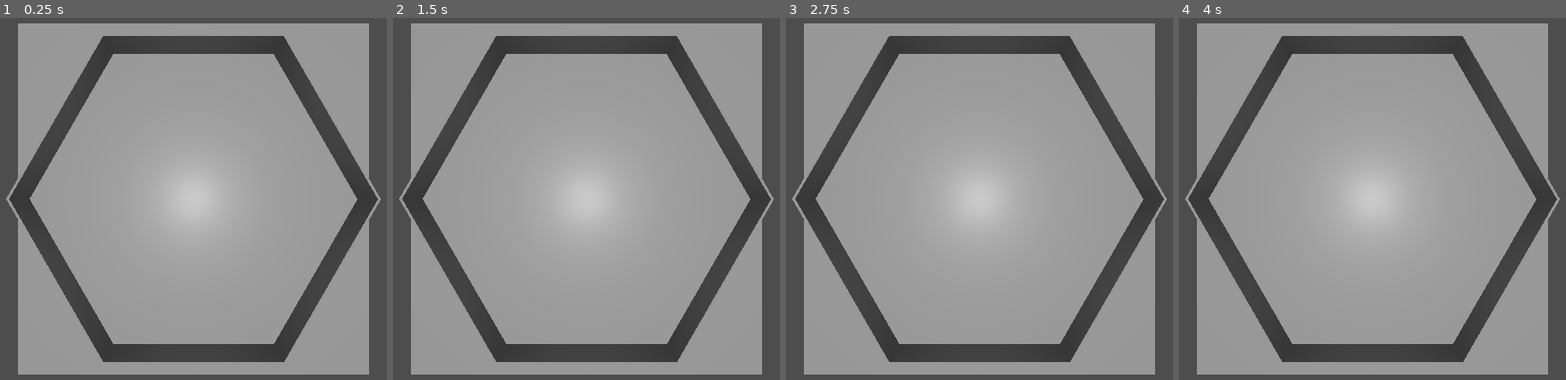
Above: before the commit, frames 1-4 (left to right).
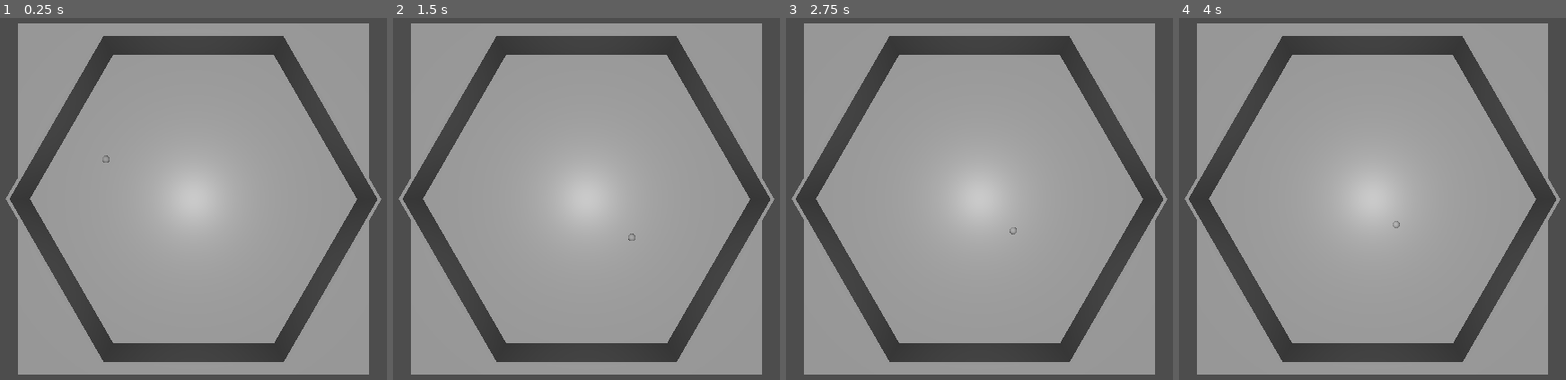
Above: after the commit, the same moments.

Repository: Shahriar-Kariman/ball_escape_game
Game: Godot game, scene res://main.tscn
Two runs of this game, one before a commit and one after it. Both use one fixed random seed, a clock stepped at 60 frames per second and the inputs below.
Inputs:
- Up to frame 1 (0.25 s): no input
- Up to frame 2 (1.5 s): tap Enter at 0.5 s
- Up to frame 3 (2.75 s): tap Space at 2 s
- Up to frame 4 (4 s): tap Enter at 2.75 s; tap Space at 3.5 s

The runs differ from the first frame. In frame 1, 0.6% of the frame differs, in the area x 1-99%, y 5-96%; in frame 2, 0.6%; in frame 3, 0.6%; in frame 4, 0.6%.

Commit message:
I tried fixing a bug with the collision.'

Diff:
--- a/ball.tscn
+++ b/ball.tscn
@@ -1,13 +1,25 @@
-[gd_scene load_steps=3 format=3 uid="uid://dtb7hy3hgbl53"]
+[gd_scene load_steps=5 format=3 uid="uid://dtb7hy3hgbl53"]
 
-[sub_resource type="SphereMesh" id="SphereMesh_bumov"]
+[ext_resource type="Script" path="res://ball_controller.gd" id="1_e7drf"]
+[ext_resource type="PhysicsMaterial" uid="uid://cxfwwhm2s2j6m" path="res://bounce_mat.tres" id="1_hqvr3"]
 
 [sub_resource type="SphereShape3D" id="SphereShape3D_u5q3j"]
 
-[node name="ball" type="MeshInstance3D"]
-mesh = SubResource("SphereMesh_bumov")
+[sub_resource type="SphereMesh" id="SphereMesh_yp7yl"]
 
-[node name="RigidBody3D" type="RigidBody3D" parent="."]
+[node name="ball" type="RigidBody3D"]
+collision_layer = 2
+collision_mask = 5
+mass = 0.5
+physics_material_override = ExtResource("1_hqvr3")
+max_contacts_reported = 99999
+contact_monitor = true
+script = ExtResource("1_e7drf")
 
-[node name="CollisionShape3D" type="CollisionShape3D" parent="RigidBody3D"]
+[node name="CollisionShape3D" type="CollisionShape3D" parent="."]
+transform = Transform3D(0.25, 0, 0, 0, 0.25, 0, 0, 0, 0.25, 0, 0, 0)
 shape = SubResource("SphereShape3D_u5q3j")
+
+[node name="MeshInstance3D" type="MeshInstance3D" parent="."]
+transform = Transform3D(0.25, 0, 0, 0, 0.25, 0, 0, 0, 0.25, 0, 0, 0)
+mesh = SubResource("SphereMesh_yp7yl")
--- /dev/null
+++ b/ball_controller.gd
@@ -0,0 +1,21 @@
+extends RigidBody3D
+
+func _ready():
+	var forceDirection = Vector3(randf_range(-1, 0), 0, randf_range(-1, 0))
+	forceDirection = forceDirection.normalized()
+
+	var forcePower = 1000;
+	var initForce = forcePower * forceDirection
+
+	#initial push onto the ball in the forceDirection with forcePower
+	$".".apply_force(initForce)
+
+func _physics_process(delta):
+	var collidingBodies = $".".get_colliding_bodies()
+	for body in collidingBodies:
+		if not body.is_in_group("ground"):
+			print("sphere collided with %s" % body.name)
+
+# Called every frame. 'delta' is the elapsed time since the previous frame.
+func _process(delta):
+	pass
--- /dev/null
+++ b/bounce_mat.tres
@@ -0,0 +1,4 @@
+[gd_resource type="PhysicsMaterial" format=3 uid="uid://cxfwwhm2s2j6m"]
+
+[resource]
+bounce = 0.59
--- a/main.tscn
+++ b/main.tscn
@@ -1,5 +1,6 @@
-[gd_scene load_steps=11 format=3 uid="uid://c2dx772rundg8"]
+[gd_scene load_steps=12 format=3 uid="uid://c2dx772rundg8"]
 
+[ext_resource type="PackedScene" uid="uid://dtb7hy3hgbl53" path="res://ball.tscn" id="1_7cn6u"]
 [ext_resource type="PhysicsMaterial" uid="uid://d14cntai86hum" path="res://wall_mat.tres" id="1_kq378"]
 
 [sub_resource type="BoxMesh" id="BoxMesh_pvgnh"]
@@ -22,81 +23,91 @@
 
 [node name="main" type="Node3D"]
 
+[node name="ball" parent="." instance=ExtResource("1_7cn6u")]
+transform = Transform3D(1, 0, 0, 0, 1, 0, 0, 0, 1, 0, 0.125, 0)
+
 [node name="hex" type="Node3D" parent="."]
 
 [node name="wall1" type="MeshInstance3D" parent="hex"]
-transform = Transform3D(5.6, 0, 0, 0, 1, 0, 0, 0, 0.08, 0, 0.5, -5)
+transform = Transform3D(5.6, 0, 0, 0, 1, 0, 0, 0, 0.1, 0, 0.5, -5)
 mesh = SubResource("BoxMesh_pvgnh")
-skeleton = NodePath("../..")
 
-[node name="StaticBody3D" type="StaticBody3D" parent="hex/wall1"]
+[node name="wall1" type="StaticBody3D" parent="hex/wall1"]
+collision_layer = 4
+collision_mask = 2
 physics_material_override = ExtResource("1_kq378")
 
-[node name="CollisionShape3D" type="CollisionShape3D" parent="hex/wall1/StaticBody3D"]
+[node name="CollisionShape3D" type="CollisionShape3D" parent="hex/wall1/wall1"]
 shape = SubResource("BoxShape3D_lhhao")
 
 [node name="wall2" type="MeshInstance3D" parent="hex"]
-transform = Transform3D(2.915, 0, 0.069282, 0, 1, 0, -5.04893, 0, 0.04, -4.225, 0.5, -2.49)
+transform = Transform3D(2.915, 0, 0.0866026, 0, 1, 0, -5.04893, 0, 0.05, -4.225, 0.5, -2.49)
 mesh = SubResource("BoxMesh_pvgnh")
-skeleton = NodePath("../..")
 
-[node name="StaticBody3D" type="StaticBody3D" parent="hex/wall2"]
+[node name="wall3" type="StaticBody3D" parent="hex/wall2"]
+collision_layer = 4
+collision_mask = 2
 physics_material_override = ExtResource("1_kq378")
 
-[node name="CollisionShape3D" type="CollisionShape3D" parent="hex/wall2/StaticBody3D"]
+[node name="CollisionShape3D" type="CollisionShape3D" parent="hex/wall2/wall3"]
 shape = SubResource("BoxShape3D_lwih2")
 
 [node name="wall3" type="MeshInstance3D" parent="hex"]
-transform = Transform3D(2.915, 0, -0.069282, 0, 1, 0, 5.04893, 0, 0.04, 4.22, 0.5, -2.49)
+transform = Transform3D(2.915, 0, -0.0866026, 0, 1, 0, 5.04893, 0, 0.05, 4.22, 0.5, -2.49)
 mesh = SubResource("BoxMesh_pvgnh")
-skeleton = NodePath("../..")
 
-[node name="StaticBody3D" type="StaticBody3D" parent="hex/wall3"]
+[node name="wall3" type="StaticBody3D" parent="hex/wall3"]
+collision_layer = 4
+collision_mask = 2
 physics_material_override = ExtResource("1_kq378")
 
-[node name="CollisionShape3D" type="CollisionShape3D" parent="hex/wall3/StaticBody3D"]
+[node name="CollisionShape3D" type="CollisionShape3D" parent="hex/wall3/wall3"]
 shape = SubResource("BoxShape3D_gllen")
 
 [node name="wall4" type="MeshInstance3D" parent="hex"]
-transform = Transform3D(5.6, 0, 0, 0, 1, 0, 0, 0, 0.08, 0, 0.5, 5)
+transform = Transform3D(5.6, 0, 0, 0, 1, 0, 0, 0, 0.1, 0, 0.5, 5)
 mesh = SubResource("BoxMesh_pvgnh")
-skeleton = NodePath("../..")
 
-[node name="StaticBody3D" type="StaticBody3D" parent="hex/wall4"]
+[node name="wall4" type="StaticBody3D" parent="hex/wall4"]
+collision_layer = 4
+collision_mask = 2
 physics_material_override = ExtResource("1_kq378")
 
-[node name="CollisionShape3D" type="CollisionShape3D" parent="hex/wall4/StaticBody3D"]
+[node name="CollisionShape3D" type="CollisionShape3D" parent="hex/wall4/wall4"]
 shape = SubResource("BoxShape3D_y2w6e")
 
 [node name="wall5" type="MeshInstance3D" parent="hex"]
-transform = Transform3D(2.89921, -0.000351087, 0.0692884, 0.0015877, 1, 1.97897e-05, -5.02341, 0.000113422, 0.039989, 4.22, 0.5, 2.51)
+transform = Transform3D(2.89921, -0.000351092, 0.0866104, 0.0015877, 1, 2.47382e-05, -5.02341, 0.000113431, 0.0499863, 4.22, 0.5, 2.51)
 mesh = SubResource("BoxMesh_pvgnh")
-skeleton = NodePath("../..")
 
-[node name="StaticBody3D" type="StaticBody3D" parent="hex/wall5"]
+[node name="wall5" type="StaticBody3D" parent="hex/wall5"]
+collision_layer = 4
+collision_mask = 2
 physics_material_override = ExtResource("1_kq378")
 
-[node name="CollisionShape3D" type="CollisionShape3D" parent="hex/wall5/StaticBody3D"]
+[node name="CollisionShape3D" type="CollisionShape3D" parent="hex/wall5/wall5"]
 shape = SubResource("BoxShape3D_u0xkt")
 
 [node name="wall6" type="MeshInstance3D" parent="hex"]
-transform = Transform3D(2.915, 0, -0.069282, 0, 1, 0, 5.04893, 0, 0.04, -4.21, 0.5, 2.51)
+transform = Transform3D(2.915, 0, -0.0866026, 0, 1, 0, 5.04893, 0, 0.05, -4.21, 0.5, 2.51)
 mesh = SubResource("BoxMesh_pvgnh")
-skeleton = NodePath("../..")
 
-[node name="StaticBody3D" type="StaticBody3D" parent="hex/wall6"]
+[node name="wall6" type="StaticBody3D" parent="hex/wall6"]
+collision_layer = 4
+collision_mask = 2
 physics_material_override = ExtResource("1_kq378")
 
-[node name="CollisionShape3D" type="CollisionShape3D" parent="hex/wall6/StaticBody3D"]
+[node name="CollisionShape3D" type="CollisionShape3D" parent="hex/wall6/wall6"]
 shape = SubResource("BoxShape3D_r1vw5")
 
 [node name="floor" type="MeshInstance3D" parent="."]
 transform = Transform3D(12, 0, 0, 0, 0.2, 0, 0, 0, 12, 0, -0.1, 0)
 mesh = SubResource("BoxMesh_8mpq8")
 
-[node name="StaticBody3D" type="StaticBody3D" parent="floor"]
+[node name="floor" type="StaticBody3D" parent="floor" groups=["ground"]]
+collision_mask = 2
 
-[node name="CollisionShape3D" type="CollisionShape3D" parent="floor/StaticBody3D"]
+[node name="CollisionShape3D" type="CollisionShape3D" parent="floor/floor"]
 shape = SubResource("BoxShape3D_2npg1")
 
 [node name="Camera3D" type="Camera3D" parent="."]
--- a/project.godot
+++ b/project.godot
@@ -14,3 +14,9 @@
 run/main_scene="res://main.tscn"
 config/features=PackedStringArray("4.2", "Forward Plus")
 config/icon="res://icon.svg"
+
+[layer_names]
+
+3d_physics/layer_1="ground"
+3d_physics/layer_2="ball"
+3d_physics/layer_3="wall"
